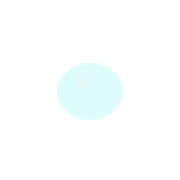
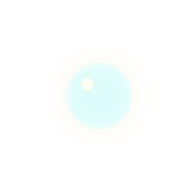
Revision of a layered w=180, h=180 image; what changed, layer by layer:
painted on "图层 2" over bbox(75, 75, 99, 96)
painted on "图层 1" over bbox(57, 63, 132, 129)
